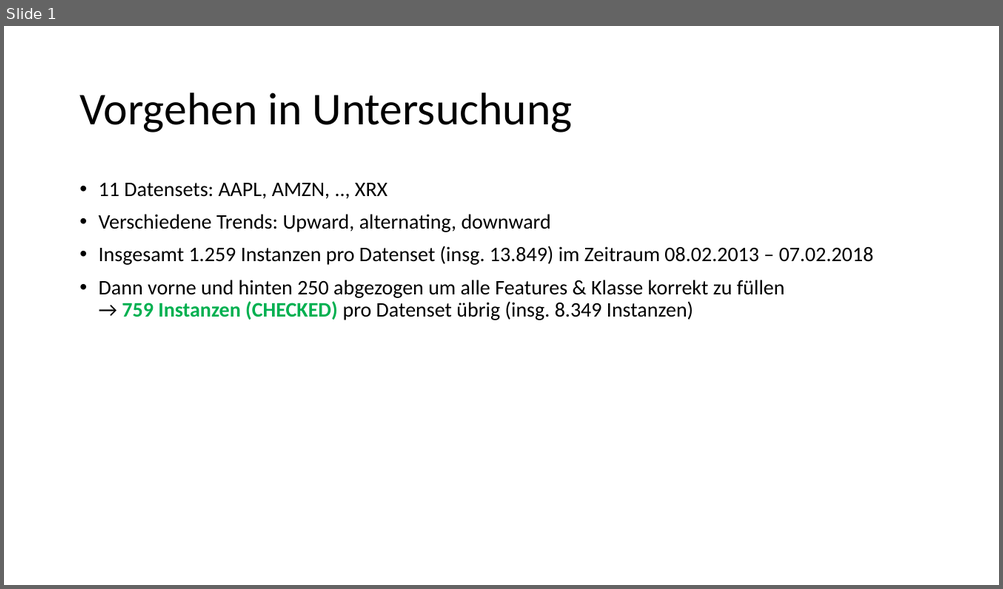
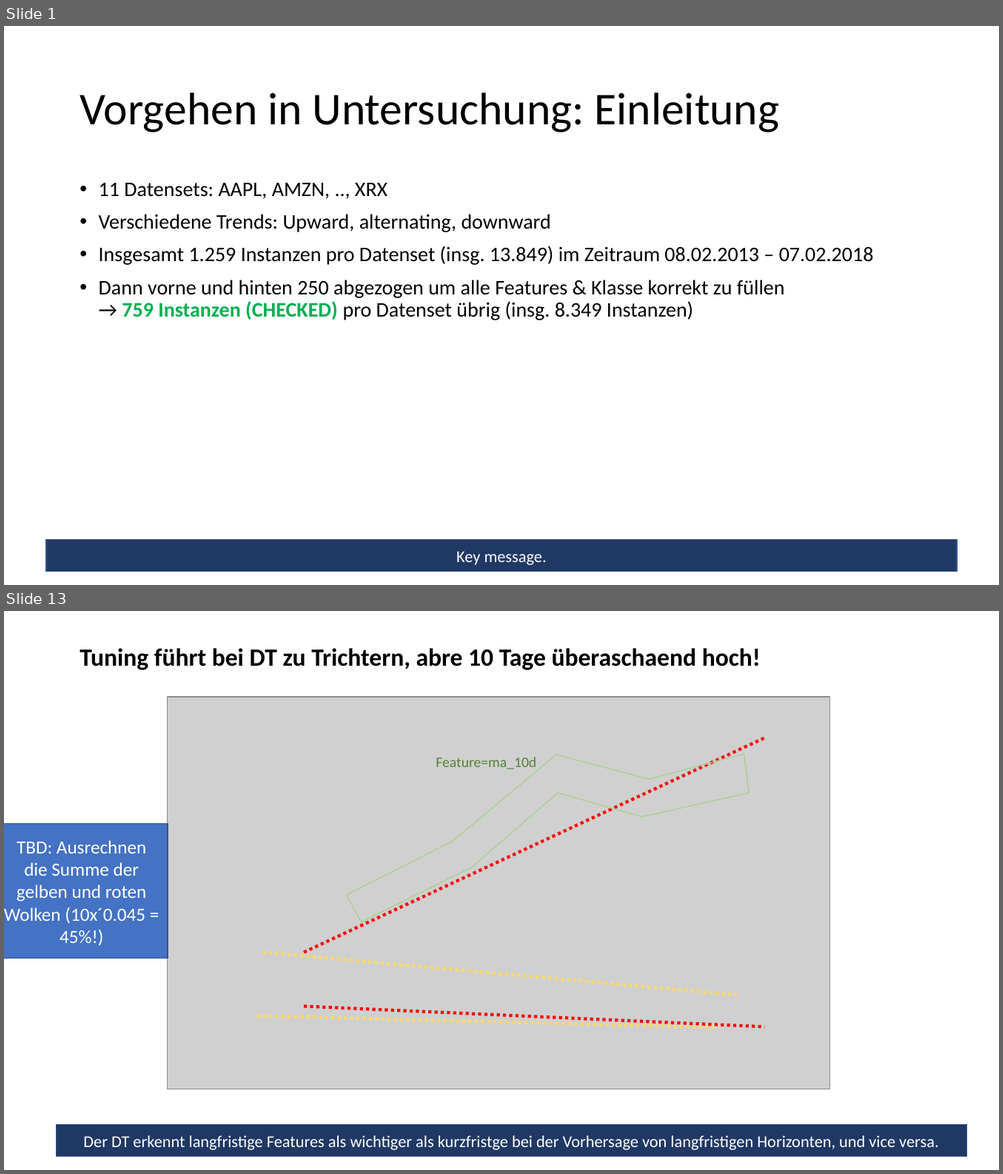
Before and after one commit to feschu/BSc-Thesis-ML, a slide deck: Notes/Dokumentation zum Vorgehen.pptx. Shown one above the other, each under a label of ours: slide 1 before the commit, slides 1 and 13 after it; the slides between them are not shown. The pictures are 1003x589 and 1003x1174 pixels, drawn with LibreOffice and Linux fonts; fonts in the diff are those of the drawing; grey boxes stand for pictures. Boxes give left, top, right and bottom in pixels: in the first picture for what was removed or moved away, otherwise in the second. Text is boxed around its words. In the diff, an @@ line names an element or a change of style, - is before the commit and + after.

```diff
--- a/Notes/Dokumentation zum Vorgehen.pptx
+++ b/Notes/Dokumentation zum Vorgehen.pptx
@@ slide 13 added at bbox=[4, 611, 999, 1170], background #FFFFFF @@
@@ text added at bbox=[79, 648, 760, 670], 24 pt, text #000000, bold @@
+Tuning führt bei DT zu Trichtern, abre 10 Tage überaschaend hoch!
@@ picture added at bbox=[168, 697, 829, 1089] @@
@@ line added from (304, 953) to (764, 738), #FF0000 3 pt dashed @@
@@ freeform shape added at bbox=[347, 755, 748, 923], outline #A9D18E 1 pt @@
@@ text added at bbox=[435, 757, 536, 772], 14 pt, text #548235 @@
+Feature=ma_10d
@@ rectangle added at bbox=[4, 823, 168, 959], fill #4472C4, outline #325491 1 pt, 18 pt, text #FFFFFF @@
+TBD: Ausrechnen die Summe der gelben und roten Wolken (10x´0.045 = 45%!)
@@ line added from (263, 953) to (740, 996), #FFD966 3 pt dashed @@
@@ line added from (304, 1006) to (764, 1028), #FF0000 3 pt dashed @@
@@ line added from (257, 1016) to (717, 1028), #FFD966 3 pt dashed @@
@@ rectangle added at bbox=[57, 1125, 967, 1157], fill #203864, outline #325491 1 pt, 16 pt, text #FFFFFF @@
+Der DT erkennt langfristige Features als wichtiger als kurzfristge bei der Vorhersage von langfristigen Horizonten, und vice versa.
@@ slide 1 changed as well @@
@@ title at bbox=[79, 93, 780, 133]: text changed @@
-Vorgehen in Untersuchung
+Vorgehen in Untersuchung: Einleitung
@@ rectangle added at bbox=[45, 540, 956, 572], fill #203864, outline #325491 1 pt, 16 pt, text #FFFFFF @@
+Key message.
```
Also in this commit, not shown: 14 other slides added, 2 slides removed, 2 other files.
